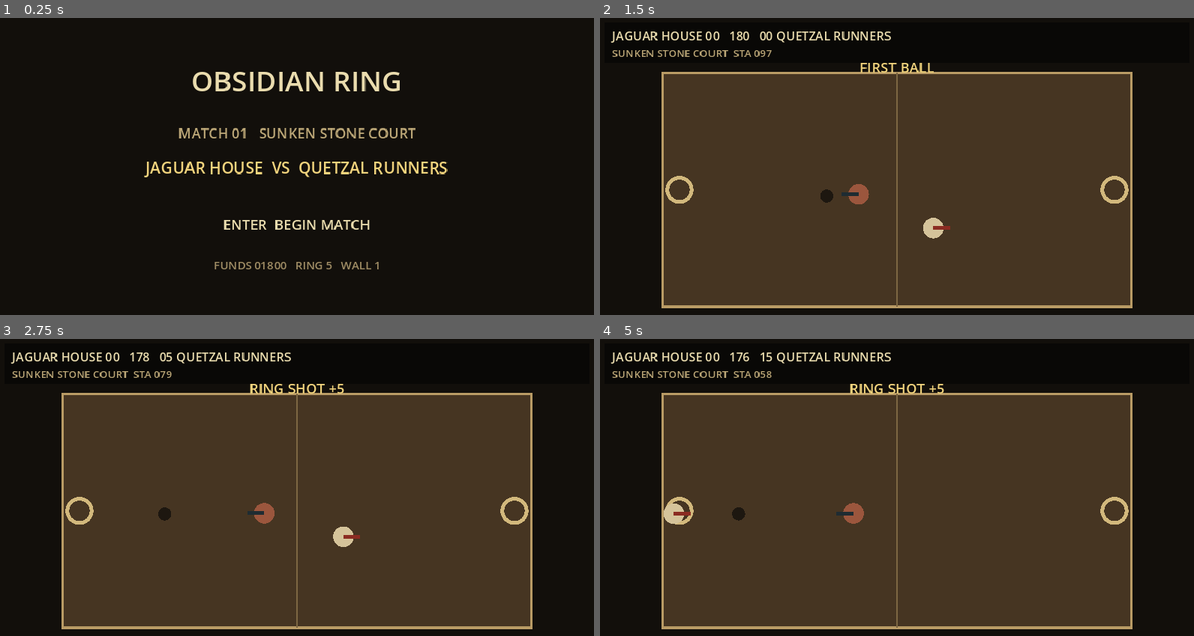
Above: before the commit, frames 1-4 (two rows, left to right).
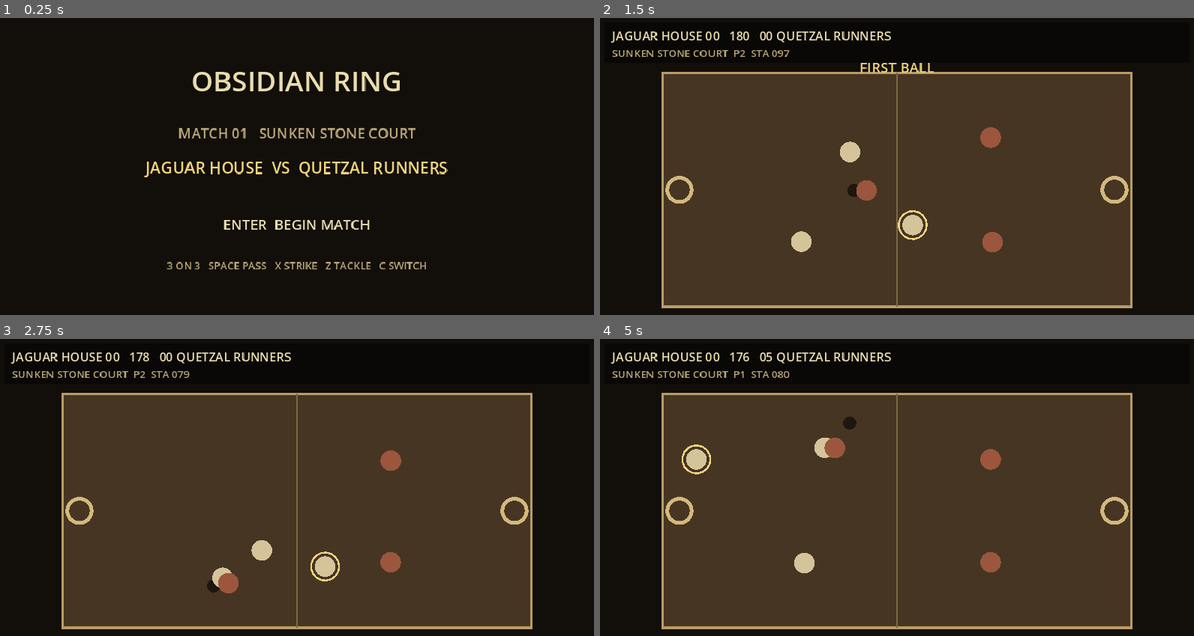
Above: after the commit, the same moments.

Repository: EVAVO-STUDIO/godot-462-obsidian-ring
Game: Godot game, scene res://scenes/main.tscn
The game is run twice, just before and just after one commit, with the same random seed, the same clock (stepped at 60 frames per second) and the same inputs.
Inputs (mouse positions are in pixels of both pictures, inside the frame that each line leads up to):
- Up to frame 1 (0.25 s): no input
- Up to frame 2 (1.5 s): tap Enter (confirm) at 0.5 s; move the mouse to (1027, 166) at 0.52 s; hold D (move_right) 0.53-1.28 s; tap Space (pass_ball) at 0.6 s; tap X (strike_ball) at 0.8, 1.35 s; move the mouse to (778, 199) at 1.27 s; hold S (move_down) from 1.28 s (still down)
- Up to frame 3 (2.75 s): tap Z (tackle) at 1.55, 2.1 s; move the mouse to (356, 431) at 2.02 s; release S (move_down) at 2.03 s; hold D (move_right) from 2.03 s (still down); tap C (switch_player, bound only after the commit) at 2.3 s
- Up to frame 4 (5 s): move the mouse to (867, 570) at 2.77 s; release D (move_right) at 2.78 s; hold W (move_up) 2.78-3.53 s; tap C (switch_player, bound only after the commit) at 2.85 s; tap Space (pass_ball) at 3.05, 4.35 s; move the mouse to (1075, 555) at 3.52 s; hold A (move_left) from 3.53 s (still down); tap Enter (confirm) at 3.6 s; tap X (strike_ball) at 3.8 s; move the mouse to (718, 454) at 4.27 s; tap Z (tackle) at 4.55 s

The runs differ from the first frame. In frame 1, 0.6% of the frame differs, in the area x 28-72%, y 82-85%; in frame 2, 1.7%; in frame 3, 2.0%; in frame 4, 2.1%, in the area x 10-68%, y 4-79%.

Commit message:
feat: expand obsidian ring to three on three team play

Diff:
--- a/scripts/main.gd
+++ b/scripts/main.gd
@@ -2,16 +2,15 @@
 
 const ContentCatalog = preload("res://scripts/content_catalog.gd")
 const MatchRules = preload("res://scripts/match_rules.gd")
+const TeamPlayRules = preload("res://scripts/team_play_rules.gd")
 const PLAYER_SPEED := 185.0
-const AI_SPEED := 138.0
+const AI_SPEED := 132.0
 const COURT := Rect2(70.0, 62.0, 500.0, 250.0)
 const BALL_RADIUS := 7.0
 
 enum GamePhase { TITLE, PLAYING, RESULT }
 
 var phase := GamePhase.TITLE
-var player_position := Vector2(240.0, 190.0)
-var opponent_position := Vector2(430.0, 190.0)
 var ball_position := Vector2(320.0, 180.0)
 var ball_velocity := Vector2.ZERO
 var home_score := 0
@@ -21,19 +20,20 @@
 var ring_points := 5
 var wall_points := 1
 var wall_rebound := 0.82
-var possession_owner := 0
-var stamina := 100.0
-var opponent_stamina := 100.0
+var possession_team := 0
+var possession_index := -1
+var controlled_home_index := 0
 var tackle_timer := 0.0
-var opponent_tackle_timer := 0.0
 var last_score_text := "FIRST BALL"
 var score_banner_timer := 2.0
-var home_team_name := "JAGUAR SUN"
-var away_team_name := "OBSIDIAN REED"
+var home_team_name := "JAGUAR HOUSE"
+var away_team_name := "QUETZAL RUNNERS"
 var court_name := "STONE COURT"
 var result_text := ""
 var funds := 0
 var match_number := 1
+var home_players: Array = []
+var away_players: Array = []
 var teams: Array = []
 var rulesets: Array = []
 var courts: Array = []
@@ -69,13 +69,15 @@
 		_finish_match()
 		return
 	tackle_timer = maxf(0.0, tackle_timer - delta)
-	opponent_tackle_timer = maxf(0.0, opponent_tackle_timer - delta)
 	score_banner_timer = maxf(0.0, score_banner_timer - delta)
-	_update_player(delta)
-	_update_opponent(delta)
+	_update_controlled_player(delta)
+	_update_team_ai(home_players, true, delta)
+	_update_team_ai(away_players, false, delta)
 	_update_ball(delta)
 	_resolve_possession()
 	_resolve_tackles()
+	if Input.is_action_just_pressed("switch_player"):
+		_switch_controlled_player()
 
 func _load_content() -> void:
 	var teams_data = ContentCatalog.load_json("res://data/teams.json")
@@ -93,39 +95,49 @@
 			wall_points = int(active.get("wall_points", wall_points))
 	if typeof(courts_data) == TYPE_DICTIONARY:
 		courts = courts_data.get("courts", [])
-		if not courts.is_empty():
-			var active_court: Dictionary = courts[0]
-			court_name = str(active_court.get("name", court_name)).to_upper()
-			wall_rebound = float(active_court.get("rebound", wall_rebound))
 	if typeof(league_data) == TYPE_DICTIONARY:
 		league = league_data
 		funds = int(league.get("league", {}).get("starting_funds", 0))
-	_apply_team_names()
-
-func _apply_team_names() -> void:
-	if teams.size() > 0:
+	_apply_match_identity()
+
+func _apply_match_identity() -> void:
+	if not teams.is_empty():
 		home_team_name = str(teams[0].get("name", home_team_name)).to_upper()
 	if teams.size() > 1:
-		var away_index := clampi(1 + ((match_number - 1) % maxi(1, teams.size() - 1)), 1, teams.size() - 1)
+		var away_index := 1 + ((match_number - 1) % (teams.size() - 1))
 		away_team_name = str(teams[away_index].get("name", away_team_name)).to_upper()
-
-func _rotate_opponent() -> void:
-	_apply_team_names()
 	if not courts.is_empty():
-		var court_index := (match_number - 1) % courts.size()
-		var active_court: Dictionary = courts[court_index]
+		var active_court: Dictionary = courts[(match_number - 1) % courts.size()]
 		court_name = str(active_court.get("name", court_name)).to_upper()
 		wall_rebound = float(active_court.get("rebound", wall_rebound))
+
+func _rotate_opponent() -> void:
+	_apply_match_identity()
 
 func _prepare_match() -> void:
 	home_score = 0
 	away_score = 0
 	match_time = match_length
-	stamina = 100.0
-	opponent_stamina = 100.0
 	last_score_text = "FIRST BALL"
 	score_banner_timer = 2.0
+	controlled_home_index = 0
+	_spawn_rosters()
 	_reset_ball()
+
+func _spawn_rosters() -> void:
+	home_players = [
+		_make_player(Vector2(205.0, 135.0), "runner"),
+		_make_player(Vector2(225.0, 190.0), "striker"),
+		_make_player(Vector2(205.0, 245.0), "guard")
+	]
+	away_players = [
+		_make_player(Vector2(435.0, 135.0), "runner"),
+		_make_player(Vector2(415.0, 190.0), "striker"),
+		_make_player(Vector2(435.0, 245.0), "guard")
+	]
+
+func _make_player(position: Vector2, role: String) -> Dictionary:
+	return {"position":position,"stamina":100.0,"role":role,"tackle_timer":0.0}
 
 func _start_match() -> void:
 	_prepare_match()
@@ -133,50 +145,86 @@
 
 func _finish_match() -> void:
 	phase = GamePhase.RESULT
-	possession_owner = 0
+	possession_team = 0
+	possession_index = -1
 	ball_velocity = Vector2.ZERO
 	result_text = MatchRules.winner_text(home_team_name, away_team_name, home_score, away_score)
 	var career: Dictionary = league.get("career", {})
-	var win_prize := int(career.get("win_purse", 600))
-	var draw_prize := int(career.get("draw_purse", 250))
-	var prize := MatchRules.prize_for_result(home_score, away_score, win_prize, draw_prize, 0)
+	var prize := MatchRules.prize_for_result(home_score, away_score, int(career.get("win_purse", 600)), int(career.get("draw_purse", 250)), 0)
 	funds += prize
 	if prize > 0:
 		result_text += "  +%d" % prize
 
-func _update_player(delta: float) -> void:
+func _update_controlled_player(delta: float) -> void:
+	if home_players.is_empty():
+		return
+	var player: Dictionary = home_players[controlled_home_index]
 	var movement := Input.get_vector("move_left", "move_right", "move_up", "move_down")
 	var moving := movement.length_squared() > 0.01
-	player_position += movement * PLAYER_SPEED * delta
-	player_position = _clamp_to_court(player_position)
-	stamina = MatchRules.recover_stamina(stamina, moving, delta)
-	if possession_owner == 1:
-		ball_position = player_position + Vector2(16.0, 3.0)
+	var position: Vector2 = player["position"]
+	position += movement * PLAYER_SPEED * delta
+	player["position"] = _clamp_to_court(position)
+	player["stamina"] = MatchRules.recover_stamina(float(player["stamina"]), moving, delta)
+	home_players[controlled_home_index] = player
+	if possession_team == 1 and possession_index == controlled_home_index:
+		ball_position = Vector2(player["position"]) + Vector2(16.0, 3.0)
 		if Input.is_action_just_pressed("pass_ball"):
-			_release_ball(player_position.direction_to(get_global_mouse_position()), 270.0)
-		elif Input.is_action_just_pressed("strike_ball") and stamina >= 10.0:
-			stamina = MatchRules.clamp_stamina(stamina - 10.0)
-			_release_ball(player_position.direction_to(get_global_mouse_position()), 420.0)
-
-func _update_opponent(delta: float) -> void:
-	var target := ball_position
-	if possession_owner == 2:
-		target = Vector2(COURT.position.x + 90.0, COURT.get_center().y)
-	elif possession_owner == 1:
-		target = player_position
-	var direction := opponent_position.direction_to(target)
-	var speed := AI_SPEED + (18.0 if possession_owner == 1 else 0.0)
-	opponent_position += direction * speed * delta
-	opponent_position = _clamp_to_court(opponent_position)
-	opponent_stamina = MatchRules.clamp_stamina(opponent_stamina + (12.0 if direction.length_squared() < 0.01 else -2.0) * delta)
-	if possession_owner == 2:
-		ball_position = opponent_position + Vector2(-16.0, 3.0)
-		if opponent_position.x < COURT.get_center().x + 30.0:
-			var aim := Vector2(COURT.position.x + 18.0, COURT.get_center().y)
-			_release_ball(opponent_position.direction_to(aim), 375.0)
+			_pass_to_teammate()
+		elif Input.is_action_just_pressed("strike_ball") and float(player["stamina"]) >= 10.0:
+			player["stamina"] = MatchRules.clamp_stamina(float(player["stamina"]) - 10.0)
+			home_players[controlled_home_index] = player
+			_release_ball(Vector2(player["position"]).direction_to(get_global_mouse_position()), 420.0)
+
+func _update_team_ai(players: Array, home: bool, delta: float) -> void:
+	for i in range(players.size()):
+		if home and i == controlled_home_index:
+			continue
+		var player: Dictionary = players[i]
+		player["tackle_timer"] = maxf(0.0, float(player["tackle_timer"]) - delta)
+		var position: Vector2 = player["position"]
+		var target := TeamPlayRules.support_target(i, home, COURT)
+		var owns_ball := possession_team == (1 if home else 2) and possession_index == i
+		if owns_ball:
+			target = Vector2(COURT.end.x - 70.0, COURT.get_center().y) if home else Vector2(COURT.position.x + 70.0, COURT.get_center().y)
+		elif possession_team == 0:
+			var nearest := TeamPlayRules.nearest_player_index(players, ball_position)
+			if nearest == i:
+				target = ball_position
+		elif possession_team == (2 if home else 1):
+			var carrier_pos := _carrier_position()
+			if position.distance_squared_to(carrier_pos) < 16000.0:
+				target = carrier_pos
+		var direction := position.direction_to(target)
+		position += direction * AI_SPEED * delta
+		player["position"] = _clamp_to_court(position)
+		player["stamina"] = MatchRules.recover_stamina(float(player["stamina"]), direction.length_squared() > 0.01, delta)
+		players[i] = player
+		if owns_ball:
+			ball_position = Vector2(player["position"]) + Vector2(16.0 if home else -16.0, 3.0)
+			if (home and position.x > COURT.get_center().x + 90.0) or ((not home) and position.x < COURT.get_center().x - 90.0):
+				var aim := Vector2(COURT.end.x - 18.0, COURT.get_center().y) if home else Vector2(COURT.position.x + 18.0, COURT.get_center().y)
+				_release_ball(position.direction_to(aim), 365.0)
+
+func _pass_to_teammate() -> void:
+	var source: Dictionary = home_players[controlled_home_index]
+	var target_index := TeamPlayRules.nearest_teammate_index(home_players, controlled_home_index, get_global_mouse_position())
+	if target_index == controlled_home_index:
+		_release_ball(Vector2(source["position"]).direction_to(get_global_mouse_position()), 270.0)
+		return
+	var target_position: Vector2 = home_players[target_index]["position"]
+	_release_ball(Vector2(source["position"]).direction_to(target_position), 285.0)
+	controlled_home_index = target_index
+
+func _switch_controlled_player() -> void:
+	if home_players.is_empty():
+		return
+	if possession_team == 1 and possession_index >= 0:
+		controlled_home_index = possession_index
+	else:
+		controlled_home_index = TeamPlayRules.nearest_player_index(home_players, ball_position)
 
 func _update_ball(delta: float) -> void:
-	if possession_owner != 0:
+	if possession_team != 0:
 		return
 	ball_position += ball_velocity * delta
 	ball_velocity = ball_velocity.move_toward(Vector2.ZERO, 92.0 * delta)
@@ -185,39 +233,65 @@
 	_bounce_ball()
 
 func _resolve_possession() -> void:
-	if possession_owner != 0 or ball_velocity.length() > 62.0:
-		return
-	if player_position.distance_to(ball_position) < 22.0:
-		possession_owner = 1
-	elif opponent_position.distance_to(ball_position) < 22.0:
-		possession_owner = 2
+	if possession_team != 0 or ball_velocity.length() > 62.0:
+		return
+	for i in range(home_players.size()):
+		if Vector2(home_players[i]["position"]).distance_to(ball_position) < 21.0:
+			possession_team = 1
+			possession_index = i
+			controlled_home_index = i
+			return
+	for i in range(away_players.size()):
+		if Vector2(away_players[i]["position"]).distance_to(ball_position) < 21.0:
+			possession_team = 2
+			possession_index = i
+			return
 
 func _resolve_tackles() -> void:
-	if Input.is_action_just_pressed("tackle") and MatchRules.can_tackle(stamina, tackle_timer):
-		stamina = MatchRules.clamp_stamina(stamina - 14.0)
+	if home_players.is_empty() or away_players.is_empty():
+		return
+	var player: Dictionary = home_players[controlled_home_index]
+	if Input.is_action_just_pressed("tackle") and MatchRules.can_tackle(float(player["stamina"]), tackle_timer):
+		player["stamina"] = MatchRules.clamp_stamina(float(player["stamina"]) - 14.0)
 		tackle_timer = 0.55
-		if player_position.distance_to(opponent_position) < 31.0:
-			opponent_position += player_position.direction_to(opponent_position) * 24.0
-			opponent_position = _clamp_to_court(opponent_position)
-			if possession_owner == 2:
-				possession_owner = 0
-				ball_position = opponent_position.lerp(player_position, 0.45)
-				ball_velocity = player_position.direction_to(opponent_position) * 110.0
-	if possession_owner == 1 and opponent_tackle_timer <= 0.0 and opponent_position.distance_to(player_position) < 29.0:
-		opponent_tackle_timer = 0.8
-		if opponent_stamina >= 10.0:
-			opponent_stamina = MatchRules.clamp_stamina(opponent_stamina - 10.0)
-			possession_owner = 0
-			ball_position = player_position.lerp(opponent_position, 0.45)
-			ball_velocity = opponent_position.direction_to(player_position) * 105.0
-			player_position += opponent_position.direction_to(player_position) * 20.0
-			player_position = _clamp_to_court(player_position)
+		var target_index := TeamPlayRules.nearest_player_index(away_players, Vector2(player["position"]))
+		var opponent: Dictionary = away_players[target_index]
+		if Vector2(player["position"]).distance_to(Vector2(opponent["position"])) < 31.0:
+			var push := Vector2(player["position"]).direction_to(Vector2(opponent["position"])) * 24.0
+			opponent["position"] = _clamp_to_court(Vector2(opponent["position"]) + push)
+			if possession_team == 2 and possession_index == target_index:
+				_knock_ball_loose(Vector2(opponent["position"]), push.normalized())
+			away_players[target_index] = opponent
+		home_players[controlled_home_index] = player
+	if possession_team == 1 and possession_index >= 0:
+		var carrier_position: Vector2 = home_players[possession_index]["position"]
+		var tackler_index := TeamPlayRules.nearest_player_index(away_players, carrier_position)
+		var tackler: Dictionary = away_players[tackler_index]
+		if float(tackler["tackle_timer"]) <= 0.0 and Vector2(tackler["position"]).distance_to(carrier_position) < 28.0 and float(tackler["stamina"]) >= 10.0:
+			tackler["stamina"] = MatchRules.clamp_stamina(float(tackler["stamina"]) - 10.0)
+			tackler["tackle_timer"] = 0.85
+			_knock_ball_loose(carrier_position, Vector2(tackler["position"]).direction_to(carrier_position))
+			away_players[tackler_index] = tackler
+
+func _knock_ball_loose(origin: Vector2, direction: Vector2) -> void:
+	ball_position = origin
+	ball_velocity = direction.normalized() * 115.0
+	possession_team = 0
+	possession_index = -1
+
+func _carrier_position() -> Vector2:
+	if possession_team == 1 and possession_index >= 0:
+		return home_players[possession_index]["position"]
+	if possession_team == 2 and possession_index >= 0:
+		return away_players[possession_index]["position"]
+	return ball_position
 
 func _release_ball(direction: Vector2, speed: float) -> void:
 	if direction.length_squared() < 0.01:
-		direction = Vector2.RIGHT if possession_owner == 1 else Vector2.LEFT
+		direction = Vector2.RIGHT if possession_team == 1 else Vector2.LEFT
 	ball_velocity = direction.normalized() * speed
-	possession_owner = 0
+	possession_team = 0
+	possession_index = -1
 
 func _bounce_ball() -> void:
 	if ball_position.x < COURT.position.x + BALL_RADIUS:
@@ -237,11 +311,9 @@
 	var left_ring := Vector2(COURT.position.x + 18.0, COURT.get_center().y)
 	var right_ring := Vector2(COURT.end.x - 18.0, COURT.get_center().y)
 	if ball_position.distance_to(left_ring) < 13.0 and ball_velocity.x < -120.0:
-		_award_score(2, ring_points, "RING SHOT")
-		return true
+		_award_score(2, ring_points, "RING SHOT"); return true
 	if ball_position.distance_to(right_ring) < 13.0 and ball_velocity.x > 120.0:
-		_award_score(1, ring_points, "RING SHOT")
-		return true
+		_award_score(1, ring_points, "RING SHOT"); return true
 	return false
 
 func _check_end_zone_score() -> bool:
@@ -250,18 +322,14 @@
 	if ball_position.y < lane_top or ball_position.y > lane_bottom:
 		return false
 	if ball_position.x <= COURT.position.x + BALL_RADIUS and ball_velocity.x < 0.0:
-		_award_score(2, wall_points, "WALL SCORE")
-		return true
+		_award_score(2, wall_points, "WALL SCORE"); return true
 	if ball_position.x >= COURT.end.x - BALL_RADIUS and ball_velocity.x > 0.0:
-		_award_score(1, wall_points, "WALL SCORE")
-		return true
+		_award_score(1, wall_points, "WALL SCORE"); return true
 	return false
 
 func _award_score(team: int, points: int, label: String) -> void:
-	if team == 1:
-		home_score += points
-	else:
-		away_score += points
+	if team == 1: home_score += points
+	else: away_score += points
 	last_score_text = "%s +%d" % [label, points]
 	score_banner_timer = 1.5
 	_reset_ball()
@@ -269,9 +337,9 @@
 func _reset_ball() -> void:
 	ball_position = COURT.get_center()
 	ball_velocity = Vector2.ZERO
-	possession_owner = 0
-	player_position = Vector2(240.0, 190.0)
-	opponent_position = Vector2(400.0, 190.0)
+	possession_team = 0
+	possession_index = -1
+	_spawn_rosters()
 
 func _clamp_to_court(point: Vector2) -> Vector2:
 	return Vector2(clampf(point.x, COURT.position.x + 12.0, COURT.end.x - 12.0), clampf(point.y, COURT.position.y + 12.0, COURT.end.y - 12.0))
@@ -284,6 +352,7 @@
 	_add_key_action("pass_ball", KEY_SPACE)
 	_add_key_action("strike_ball", KEY_X)
 	_add_key_action("tackle", KEY_Z)
+	_add_key_action("switch_player", KEY_C)
 	_add_key_action("confirm", KEY_ENTER)
 	_add_key_action("cancel", KEY_ESCAPE)
 	_add_key_action("restart", KEY_R)
@@ -296,11 +365,9 @@
 func _draw() -> void:
 	draw_rect(Rect2(0, 0, 640, 360), Color("120f0b"))
 	if phase == GamePhase.TITLE:
-		_draw_title()
-		return
+		_draw_title(); return
 	if phase == GamePhase.RESULT:
-		_draw_result()
-		return
+		_draw_result(); return
 	_draw_match()
 
 func _draw_title() -> void:
@@ -308,13 +375,13 @@
 	draw_string(ThemeDB.fallback_font, Vector2(0, 132), "MATCH %02d   %s" % [match_number, court_name], HORIZONTAL_ALIGNMENT_CENTER, 640, 15, Color("bca777"))
 	draw_string(ThemeDB.fallback_font, Vector2(0, 170), "%s  VS  %s" % [home_team_name, away_team_name], HORIZONTAL_ALIGNMENT_CENTER, 640, 17, Color("f2d47d"))
 	draw_string(ThemeDB.fallback_font, Vector2(0, 230), "ENTER  BEGIN MATCH", HORIZONTAL_ALIGNMENT_CENTER, 640, 15, Color("eadcae"))
-	draw_string(ThemeDB.fallback_font, Vector2(0, 272), "FUNDS %05d   RING %d   WALL %d" % [funds, ring_points, wall_points], HORIZONTAL_ALIGNMENT_CENTER, 640, 12, Color("9f8c64"))
+	draw_string(ThemeDB.fallback_font, Vector2(0, 272), "3 ON 3   SPACE PASS   X STRIKE   Z TACKLE   C SWITCH", HORIZONTAL_ALIGNMENT_CENTER, 640, 11, Color("bca777"))
 
 func _draw_result() -> void:
-	draw_string(ThemeDB.fallback_font, Vector2(0, 110), result_text, HORIZONTAL_ALIGNMENT_CENTER, 640, 23, Color("f2d47d"))
-	draw_string(ThemeDB.fallback_font, Vector2(0, 155), "%s %02d  -  %02d %s" % [home_team_name, home_score, away_score, away_team_name], HORIZONTAL_ALIGNMENT_CENTER, 640, 16, Color("eadcae"))
-	draw_string(ThemeDB.fallback_font, Vector2(0, 200), "FUNDS %05d" % funds, HORIZONTAL_ALIGNMENT_CENTER, 640, 13, Color("bca777"))
-	draw_string(ThemeDB.fallback_font, Vector2(0, 250), "ENTER  NEXT MATCH    R  REMATCH", HORIZONTAL_ALIGNMENT_CENTER, 640, 13, Color("9f8c64"))
+	draw_string(ThemeDB.fallback_font, Vector2(0, 120), result_text, HORIZONTAL_ALIGNMENT_CENTER, 640, 21, Color("f2d47d"))
+	draw_string(ThemeDB.fallback_font, Vector2(0, 162), "%s %02d   %02d %s" % [home_team_name, home_score, away_score, away_team_name], HORIZONTAL_ALIGNMENT_CENTER, 640, 15, Color("eadcae"))
+	draw_string(ThemeDB.fallback_font, Vector2(0, 205), "FUNDS %05d" % funds, HORIZONTAL_ALIGNMENT_CENTER, 640, 13, Color("bca777"))
+	draw_string(ThemeDB.fallback_font, Vector2(0, 250), "ENTER  NEXT MATCH    R  REMATCH", HORIZONTAL_ALIGNMENT_CENTER, 640, 12, Color("bca777"))
 
 func _draw_match() -> void:
 	draw_rect(COURT, Color("463522"))
@@ -325,12 +392,16 @@
 	draw_arc(left_ring, 13.0, 0.0, TAU, 24, Color("d2b87c"), 4.0)
 	draw_arc(right_ring, 13.0, 0.0, TAU, 24, Color("d2b87c"), 4.0)
 	draw_circle(ball_position, BALL_RADIUS, Color("1d1710"))
-	draw_circle(player_position, 11.0, Color("d5c39a"))
-	draw_line(player_position, player_position + Vector2(18.0, 0.0), Color("8b2c22"), 4.0)
-	draw_circle(opponent_position, 11.0, Color("9b563d"))
-	draw_line(opponent_position, opponent_position + Vector2(-18.0, 0.0), Color("1f2c32"), 4.0)
+	for i in range(home_players.size()):
+		var p: Vector2 = home_players[i]["position"]
+		draw_circle(p, 11.0, Color("d5c39a"))
+		if i == controlled_home_index:
+			draw_arc(p, 15.0, 0.0, TAU, 18, Color("f2d47d"), 2.0)
+	for player in away_players:
+		draw_circle(Vector2(player["position"]), 11.0, Color("9b563d"))
 	draw_rect(Rect2(8, 8, 624, 43), Color("090806"))
+	var stamina := int(home_players[controlled_home_index]["stamina"]) if not home_players.is_empty() else 0
 	draw_string(ThemeDB.fallback_font, Vector2(16, 27), "%s %02d   %03d   %02d %s" % [home_team_name, home_score, int(ceil(match_time)), away_score, away_team_name], HORIZONTAL_ALIGNMENT_LEFT, -1, 13, Color("eadcae"))
-	draw_string(ThemeDB.fallback_font, Vector2(16, 45), "%s  STA %03d" % [court_name, int(stamina)], HORIZONTAL_ALIGNMENT_LEFT, -1, 11, Color("bca777"))
+	draw_string(ThemeDB.fallback_font, Vector2(16, 45), "%s  P%d  STA %03d" % [court_name, controlled_home_index + 1, stamina], HORIZONTAL_ALIGNMENT_LEFT, -1, 11, Color("bca777"))
 	if score_banner_timer > 0.0:
 		draw_string(ThemeDB.fallback_font, Vector2(250, 62), last_score_text, HORIZONTAL_ALIGNMENT_CENTER, 140, 15, Color("f2d47d"))
